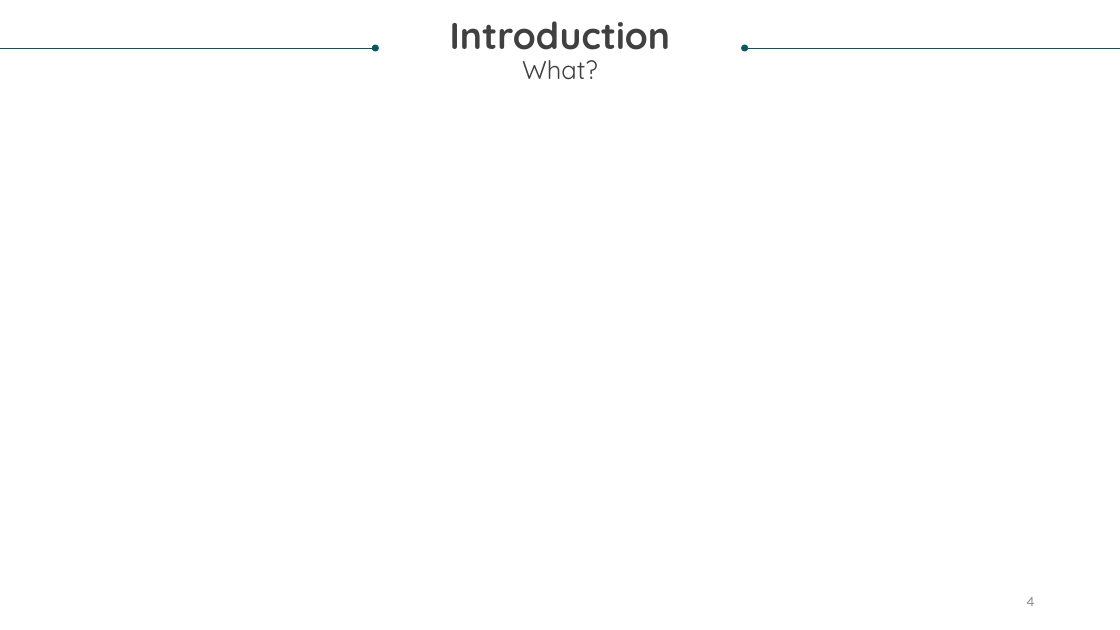
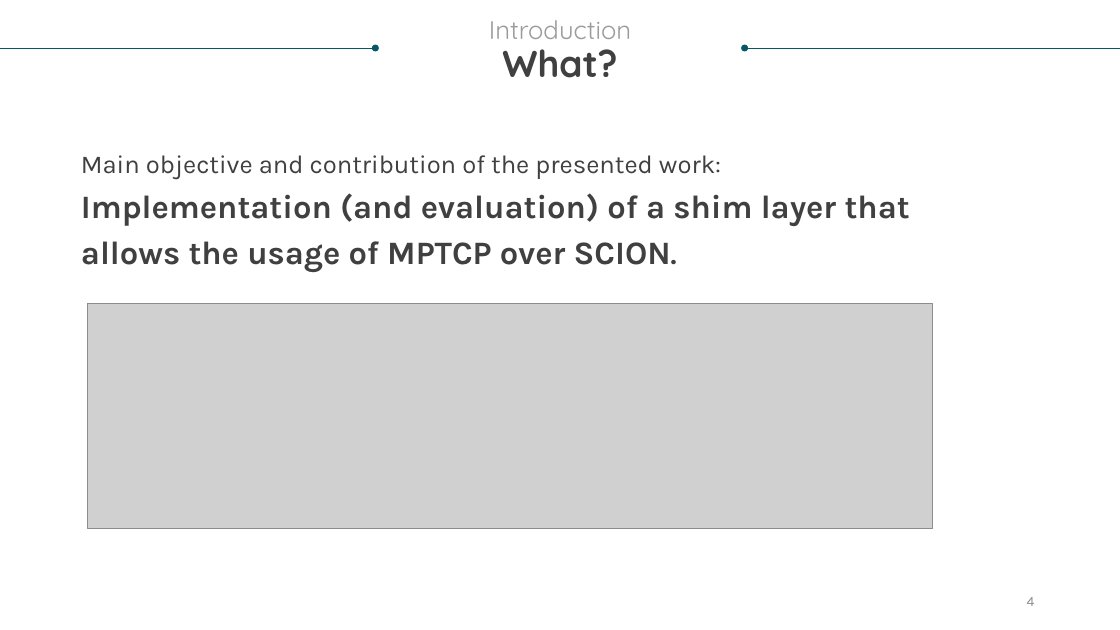
Before and after one commit to fluckmic/shila, a slide deck: slide 4 of presentation/presentation.pptx. Drawn at 1120x630 pixels with LibreOffice and Linux fonts; fonts in the diff are those of the drawing; grey boxes stand for pictures. Boxes give left, top, right and bottom in pixels: in the first picture for what was removed or moved away, otherwise in the second. Text is boxed around its words. In the diff, an @@ line names an element or a change of style, - is before the commit and + after.

```diff
--- a/presentation/presentation.pptx
+++ b/presentation/presentation.pptx
@@ text "Introduction" at <box>489,20,631,78</box>: size 32 to 22 pt, text colour #404040 to #9B9B9B, bold off in "Introduction"; size 22 to 32 pt, bold on in "What?" @@
@@ text added at <box>81,155,910,272</box>, 28 pt, text #404040, bold @@
+Main objective and contribution of the presented work:
+Implementation (and evaluation) of a shim layer that
+allows the usage of MPTCP over SCION.
@@ picture added at <box>87,303,933,528</box> @@
```
Also in this commit, not shown: 2 other slides changed.
